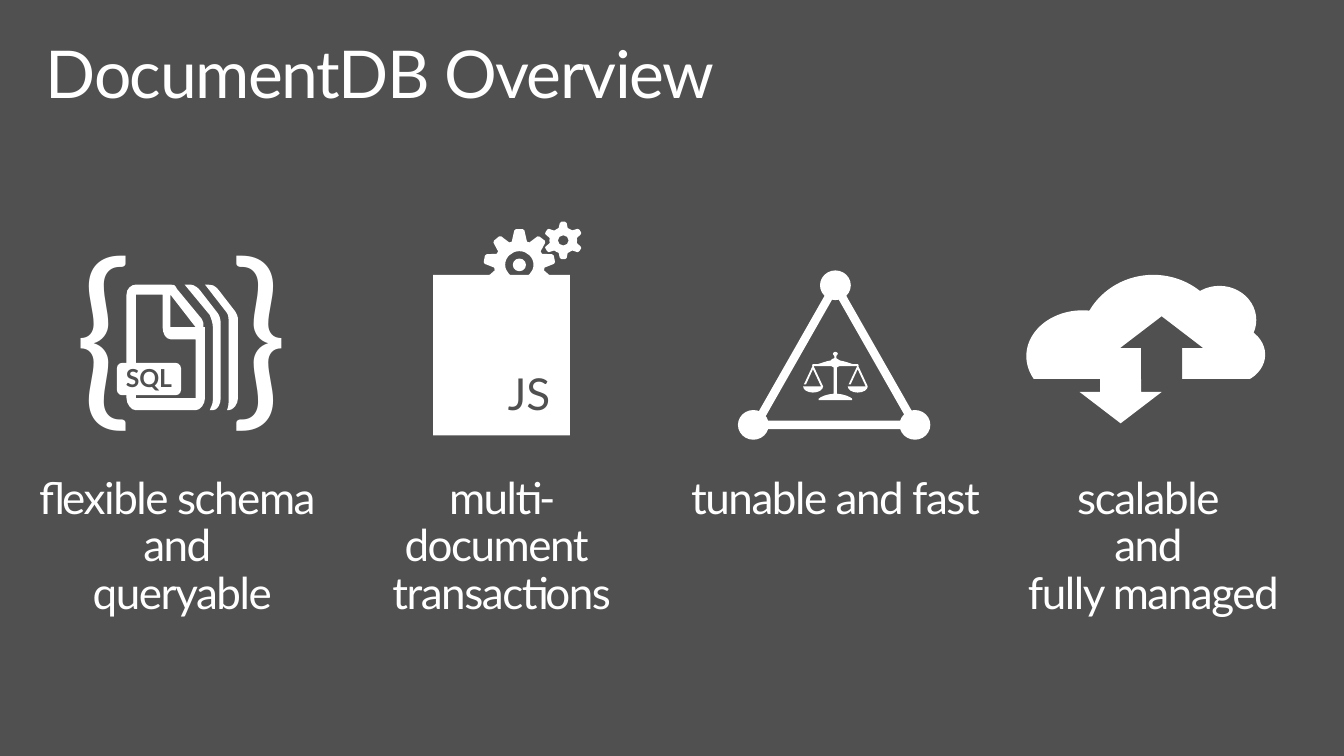
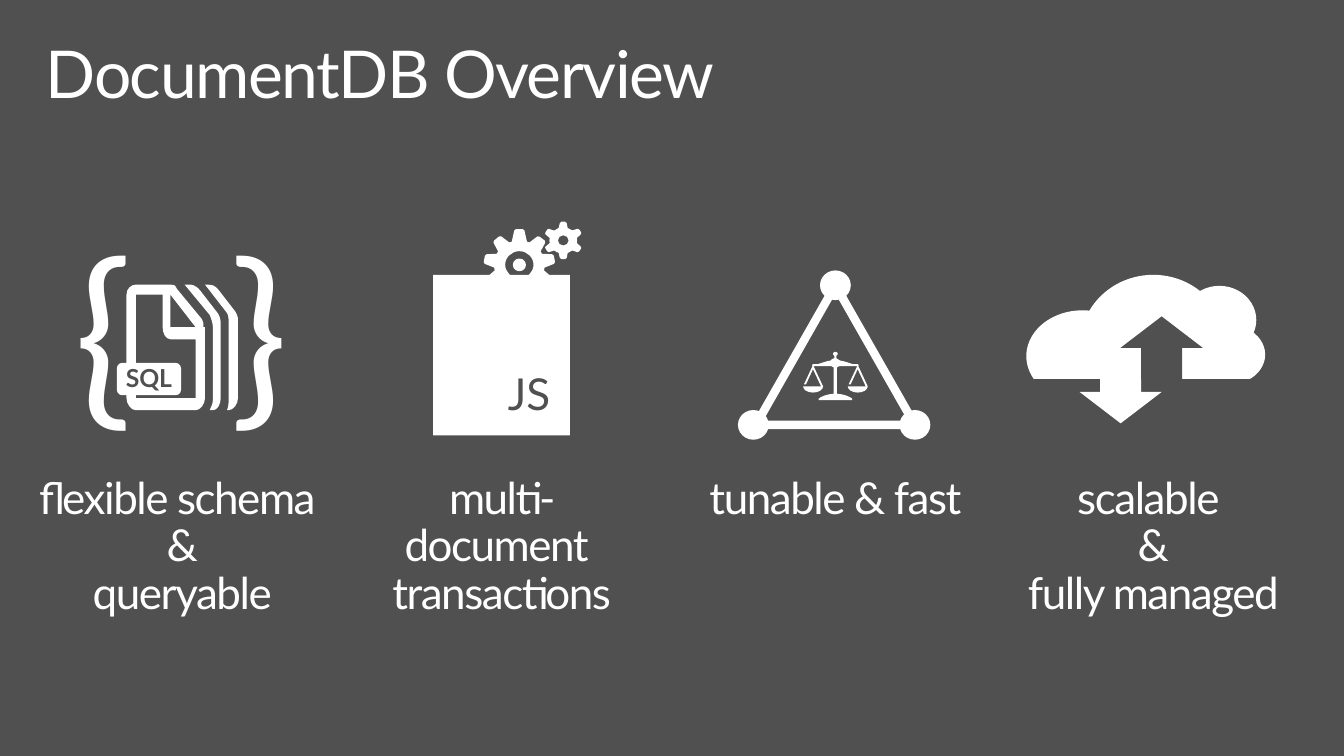
Before and after one commit to dmakogon/nosqlnow2015, a slide deck: slide 5 of indexing-nirvana.pptx. Drawn at 1344x756 pixels with LibreOffice and Linux fonts; fonts in the diff are those of the drawing; background and template pictures are left out. Boxes give left, top, right and bottom in pixels: in the first picture for what was removed or moved away, otherwise in the second. Text is boxed around its words. In the diff, an @@ line names an element or a change of style, - is before the commit and + after.

```diff
--- a/indexing-nirvana.pptx
+++ b/indexing-nirvana.pptx
@@ text at box(709, 481, 962, 515): text changed @@
-tunable and fast
+tunable & fast
@@ text at box(143, 528, 211, 562): text changed @@
-and
+&
@@ text at box(1114, 528, 1182, 562): text changed @@
-and
+&
```
Also in this commit, not shown: 3 other slides changed, 6 slides removed.
